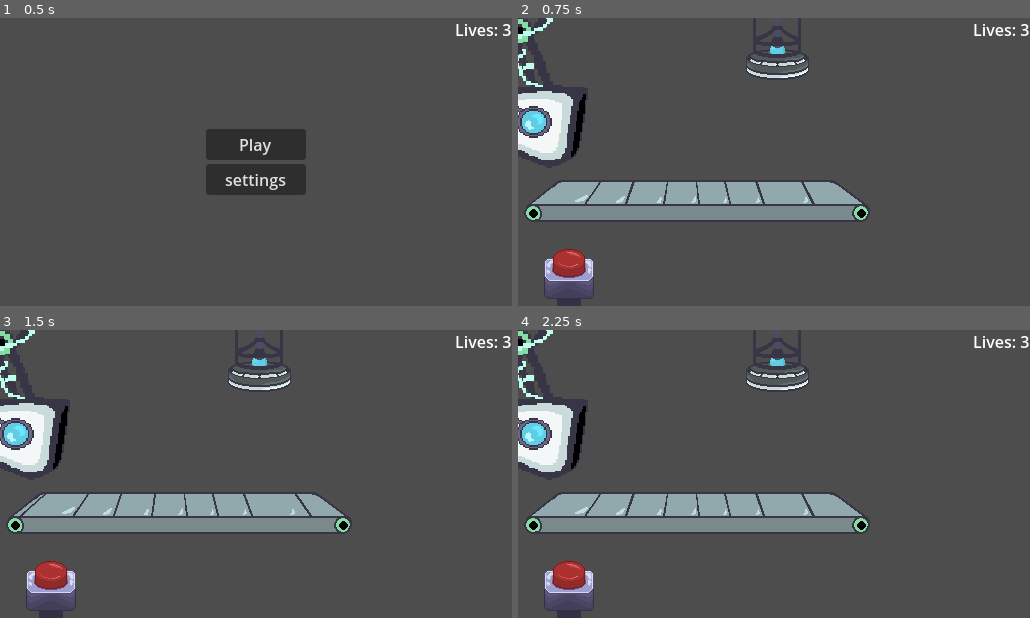
Above: before the commit, frames 1-4 (two rows, left to right).
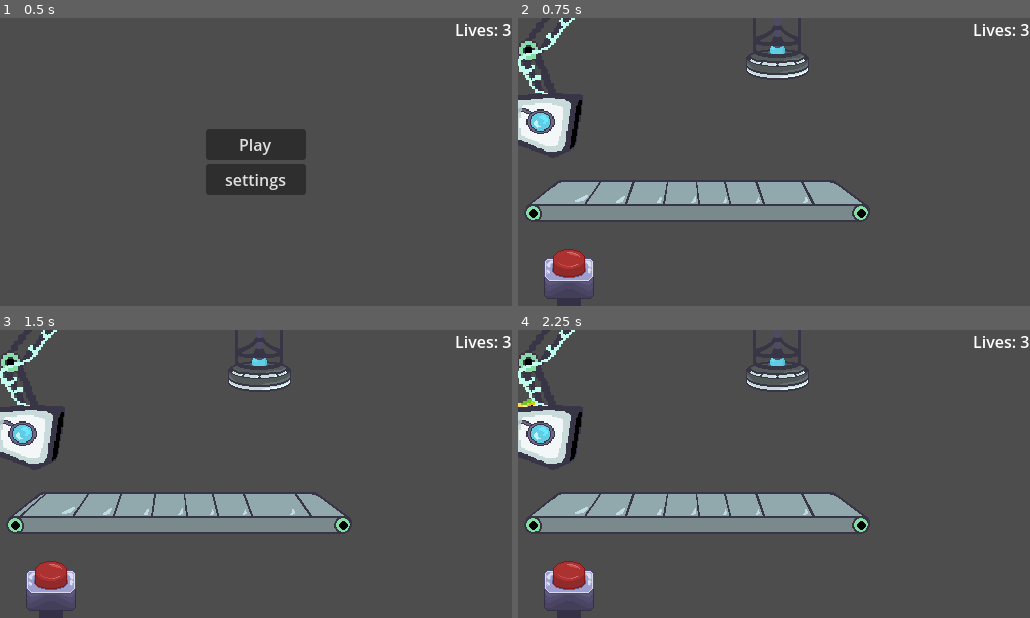
Above: after the commit, the same moments.

Repository: vincentcmartinez/holdit
Game: Godot game, scene res://src/game container/game_container.tscn
Same seed, same stepped clock (60 frames per second), same inputs: the game is played once before the commit and once after it. The engine's default icon, where the game draws it, is replaced by a stand-in: a white triangle on a blue panel in a dark square.
Inputs (mouse positions are in pixels of both pictures, inside the frame that each line leads up to):
- Up to frame 1 (0.5 s): no input
- Up to frame 2 (0.75 s): click "Play" at 0.5 s
- Up to frame 3 (1.5 s): move the mouse to (368, 459) at 1.27 s; press the mouse at (368, 459) at 1.28 s
- Up to frame 4 (2.25 s): move the mouse to (671, 488) at 2.02 s; release the mouse at (671, 488) at 2.03 s; tap Space (space) at 2.1 s

Frame 1 is identical in both runs. In frame 2, 2.3% of the frame differs, in the area x 0-14%, y 0-50%; in frame 3, 2.3%; in frame 4, 2.4%.

Commit message:
Cosmetic changes

Diff:
--- a/hold-it!/src/conveyor/conveyor_belt.tscn
+++ b/hold-it!/src/conveyor/conveyor_belt.tscn
@@ -4,10 +4,10 @@
 [ext_resource type="Script" path="res://src/conveyor/conveyor_belt.gd" id="1_cv484"]
 
 [sub_resource type="RectangleShape2D" id="RectangleShape2D_psv0d"]
-size = Vector2(348, 35)
+size = Vector2(348, 44)
 
 [sub_resource type="RectangleShape2D" id="RectangleShape2D_fijah"]
-size = Vector2(346, 21.25)
+size = Vector2(346, 30.625)
 
 [sub_resource type="Animation" id="Animation_3f51g"]
 length = 0.001
@@ -61,7 +61,7 @@
 region_rect = Rect2(0, 156.338, 1536, 131.662)
 
 [node name="CollisionShape2D" type="CollisionShape2D" parent="."]
-position = Vector2(-80, 51.5)
+position = Vector2(-80, 47)
 shape = SubResource("RectangleShape2D_psv0d")
 
 [node name="ConveyorDetector" type="Area2D" parent="."]
@@ -70,7 +70,7 @@
 input_pickable = false
 
 [node name="CollisionShape2D" type="CollisionShape2D" parent="ConveyorDetector"]
-position = Vector2(-79, 39)
+position = Vector2(-79, 34.3125)
 shape = SubResource("RectangleShape2D_fijah")
 debug_color = Color(0.825627, 0.324785, 0.594709, 0.42)
 
--- a/hold-it!/src/game container/world.tscn
+++ b/hold-it!/src/game container/world.tscn
@@ -46,8 +46,8 @@
 
 [node name="ComputerSprite" type="Sprite2D" parent="."]
 z_index = 1
-position = Vector2(28, 60)
-scale = Vector2(1.5, 1.5)
+position = Vector2(32, 69)
+scale = Vector2(1.17857, 1.17857)
 texture = ExtResource("7_rarj2")
 
 [node name="trash_press" parent="." instance=ExtResource("8_64byy")]
Not shown: 1 places in hold-it!/src/game container/world.tscn that only renumber resources
